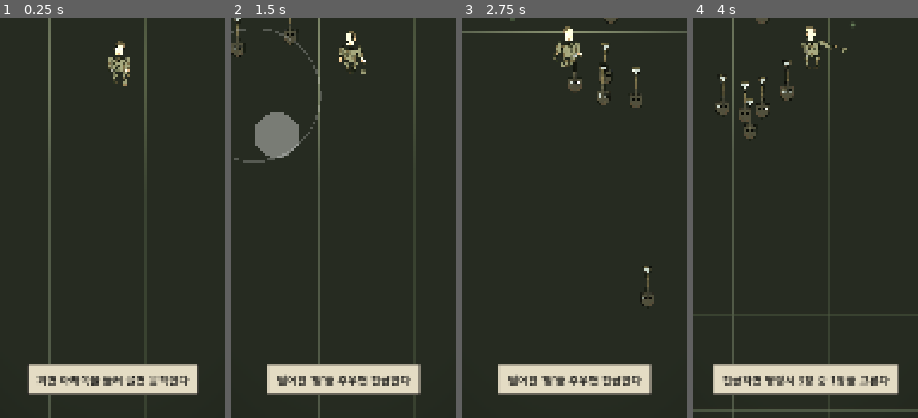
Above: before the commit, frames 1-4 (left to right).
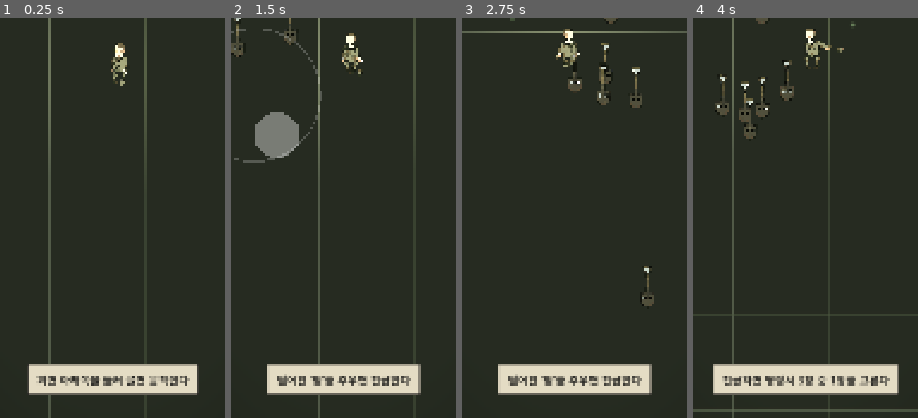
Above: after the commit, the same moments.

Repository: doogi7224/git-playground
Game: Godot game, scene res://tests/test_runner.tscn
The game is run twice, just before and just after one commit, with the same random seed, the same clock (stepped at 60 frames per second) and the same inputs. This scene is started directly instead of the project's main scene.
Inputs (mouse positions are % of the whole screen's width and height, from its top left):
- Up to frame 1 (0.25 s): no input
- Up to frame 2 (1.5 s): tap Enter at 0.5 s; move the mouse to (72, 45) at 0.52 s; hold D (move_right) 0.53-1.25 s; click (72, 45) at 0.67 s; drag from (30, 55) to (45, 70) at 1.27 s
- Up to frame 3 (2.75 s): move the mouse to (60, 28) at 2.02 s; hold D (move_right) from 2.03 s (still down)
- Up to frame 4 (4 s): release D (move_right) at 2.75 s; drag from (45, 70) to (20, 35) at 2.77 s; move the mouse to (80, 65) at 3.52 s; hold A (move_left) from 3.53 s (still down)
The pictures show only the part of the screen within x 25-75%, y 45-95%; the shares and areas given below are measured in that part.

The runs differ from the first frame. In frame 1, 0.4% of the frame differs, in the area x 48-58%, y 5-17%; in frame 2, 0.4%; in frame 3, 0.3%; in frame 4, 0.3%.

Commit message:
fix(art): 목이 몸에서 떠 있었고, 팔이 옷 밖에 달려 있었다
3배로 키워 렌더하고 배경 픽셀을 세어 보니 목과 상의 사이가 4리그단위
벌어져 있었다. 인게임 크기(96px)에서는 "뭔가 어색하다" 로만 보이던 것이다.

■ 원인 두 가지

1. 머리 뼈가 너무 높았다. 화이트박스 도형끼리는 2px 겹쳐서 안 보였지만,
   실제 그림은 목 끝과 옷깃이 그 자리에서 안 만난다. 뼈를 6단위 내려
   목이 옷깃에 파고들게 했다 (Head position/rest -30 → -24).

2. fit_texture_to_slot 은 **높이만** 맞춘다. 폭은 그림 비율이 정한다.
   화이트박스 몸통은 62 넓이인데 실제 상의는 48 이라, 어깨(x = ±27)에
   달린 팔이 옷 밖으로 14단위 튀어나와 있었다. 이제 몸통 그림이 바뀔
   때마다 어깨를 실제 폭 안쪽(-6)으로 다시 맞춘다. 캐릭터를 새로 넣어도
   따라온다.

■ 검증

새 검사 3개를 넣고, 고친 것을 되돌려서 **실제로 실패하는지 확인**했다.

  머리 뼈 되돌림  → [FAIL] 목이 상의에 닿는다 (머리 아래 -42.8 >= 몸통 위 -40.0)
  어깨 정렬 끔    → [FAIL] ArmL/ArmR 어깨가 상의 폭 안에 있다 (27.0 < 23.9)

도형만 검사하던 기존 리깅 테스트는 이걸 못 잡았다. 슬롯 높이만 맞추는
구조라 폭과 붙는 위치는 그림이 정하기 때문이다 — 실제 아트로 재야 한다.

■ 미리보기 도구

tools/rigging_preview.sh 에 --character 와 --zoom 을 붙였다. 실제 아트를
끼운 상태를 크게 봐야 이음새가 보인다.

그리고 그 도구 자체에 버그가 있었다 — 배경 ColorRect 가 기본 z(0)라
다리(z -2)와 왼팔(z -1)을 덮고 있었다. "다리가 통째로 사라졌다" 고
한참 헤맸는데 게임이 아니라 미리보기 탓이었다. 배경을 z -100 으로.

검사 585개 (MIN_CHECKS 584).

Co-Authored-By: Claude Opus 5 <noreply@anthropic.com>
Claude-Session: https://claude.ai/code/session_01DH84wvEbpBbH2sZ1nM6fyB

Diff:
--- a/entities/characters/rigged_character.gd
+++ b/entities/characters/rigged_character.gd
@@ -85,6 +85,33 @@
 		if slot_height > 0.0:
 			sprite.scale = Vector2.ONE * (slot_height / tex_height)
 
+	# 높이만 맞추면 **폭은 그림 비율대로** 정해진다. 화이트박스 몸통은 62 넓이인데
+	# 실제 상의 그림은 48 밖에 안 돼서, 어깨(x = +-27)에 달린 팔이 옷 밖으로
+	# 튀어나와 있었다. 몸통이 바뀔 때마다 어깨를 실제 그림 폭에 다시 맞춘다.
+	if part == &"Torso":
+		_align_shoulders(sprite)
+
+
+## 어깨 관절을 상의 그림의 실제 가장자리 안쪽으로 옮긴다.
+## 팔뿌리가 옷에 묻혀야 한 사람으로 보인다 -- 이 값만큼 파고든다.
+const SHOULDER_INSET: float = 6.0
+
+
+func _align_shoulders(torso_sprite: Sprite2D) -> void:
+	if torso_sprite.texture == null:
+		return
+	var half_width: float = float(torso_sprite.texture.get_width()) * torso_sprite.scale.x * 0.5
+	var x: float = maxf(4.0, half_width - SHOULDER_INSET)
+	for side: Array in [[&"ArmL", -1.0], [&"ArmR", 1.0]]:
+		var bone: Bone2D = find_child(String(side[0]), true, false) as Bone2D
+		if bone == null:
+			continue
+		bone.position.x = x * float(side[1])
+		# rest 를 같이 안 옮기면 Skeleton2D 의 바인드 포즈와 어긋나 팔이 뒤틀린다.
+		var rest: Transform2D = bone.rest
+		rest.origin.x = bone.position.x
+		bone.rest = rest
+
 
 func _slot_height(node: Polygon2D) -> float:
 	if node.polygon.is_empty():
--- a/entities/characters/rigged_character.tscn
+++ b/entities/characters/rigged_character.tscn
@@ -300,8 +300,8 @@
 visible = false
 
 [node name="Head" type="Bone2D" parent="Skeleton2D/Hip/Torso"]
-position = Vector2(0, -30)
-rest = Transform2D(1, 0, 0, 1, 0, -30)
+position = Vector2(0, -24)
+rest = Transform2D(1, 0, 0, 1, 0, -24)
 auto_calculate_length_and_angle = false
 length = 30
 bone_angle = 90.0
--- a/tests/rigging_preview.gd
+++ b/tests/rigging_preview.gd
@@ -3,6 +3,10 @@
 ## 여러 시점의 스크린샷을 찍는다 — 정지 화면 한 장으로는 "움직이는지"를 못 본다.
 ##
 ##   tools/rigging_preview.sh --out=/tmp/rig --shots=4
+##   tools/rigging_preview.sh --out=/tmp/rig --character=kim_private --zoom=4
+##
+## --character 를 주면 실제 아트를 끼운 상태로 본다. 도형만 보고 "맞겠지" 하면
+## 목이 몸에서 떠 있는 것 같은 문제를 못 잡는다 -- 실제로 못 잡았다.
 
 const TEMPLATE: String = "res://entities/characters/rigged_character.tscn"
 const LABELS: Array[String] = ["걷기 walk", "공격 attack", "피격 hit", "사망 die"]
@@ -11,6 +15,10 @@
 var _out: String = "user://rig"
 var _shots: int = 4
 var _interval: float = 0.16
+## 실제 아트를 끼울 캐릭터 id. 비우면 화이트박스 도형 그대로 본다.
+var _character: String = ""
+## 인게임 크기(96~128px)로는 이음새가 안 보인다. 크게 키워서 본다.
+var _zoom: float = 1.0
 var _rigs: Array[RiggedCharacter] = []
 
 
@@ -22,6 +30,10 @@
 			_shots = int(arg.substr(8))
 		elif arg.begins_with("--interval="):
 			_interval = float(arg.substr(11))
+		elif arg.begins_with("--character="):
+			_character = arg.substr(12)
+		elif arg.begins_with("--zoom="):
+			_zoom = maxf(0.2, float(arg.substr(7)))
 	_run.call_deferred()
 
 
@@ -33,17 +45,33 @@
 	var background := ColorRect.new()
 	background.color = Color("#2A3222")
 	background.size = Vector2(1920, 1080)
+	# ★ 다리(z -2)와 왼팔(z -1)은 몸통보다 뒤에 있다. 배경을 기본 z(0)로 두면
+	#   **배경이 그것들을 덮어 버린다** -- 실제로 "다리가 사라졌다" 고 한참 헤맸다.
+	#   인게임 바닥은 z -100 이라 이 문제가 없다. 미리보기만 맞춰 준다.
+	background.z_index = -100
 	root.add_child(background)
 
+	var character: CharacterData = null
+	if _character != "":
+		var path: String = "res://data/characters/%s.tres" % _character
+		character = load(path) as CharacterData if ResourceLoader.exists(path) else null
+		if character == null:
+			push_warning("그런 캐릭터가 없다: %s" % _character)
+
+	var spacing: float = 460.0 * _zoom
 	for i in ANIMS.size():
 		var rig: RiggedCharacter = scene.instantiate()
-		rig.position = Vector2(280.0 + float(i) * 460.0, 640.0)
+		rig.scale = Vector2.ONE * _zoom
+		rig.position = Vector2(160.0 + spacing * 0.5 + float(i) * spacing, 640.0)
 		root.add_child(rig)
 		_rigs.append(rig)
+		if character != null:
+			for part: StringName in character.parts:
+				rig.set_part(part, character.parts[part])
 
 		var label := Label.new()
 		label.text = LABELS[i]
-		label.position = rig.position + Vector2(-90, 130)
+		label.position = rig.position + Vector2(-90, 130.0 * _zoom)
 		label.add_theme_font_size_override(&"font_size", 30)
 		root.add_child(label)
 
--- a/tests/run_tests.gd
+++ b/tests/run_tests.gd
@@ -16,7 +16,7 @@
 ## 하한 490 인데 508 → 506 으로 줄어든 걸 통과시켰고, 그 뒤에야 static 함수에서
 ## tr() 을 부를 수 없다는 컴파일 에러로 9개가 안 돌고 있었다는 걸 알았다.
 ## 새 테스트를 추가하면 이 숫자도 같이 올릴 것.
-const MIN_CHECKS: int = 581
+const MIN_CHECKS: int = 584
 
 var _failures: int = 0
 var _checks: int = 0
@@ -879,6 +879,31 @@
 	rig.set_part(&"Weapon", null)
 	_check((rig.part_node(&"Weapon") as Polygon2D).visible, "그림을 빼면 도형이 돌아온다")
 
+	# ★ 실제 아트로 이음새를 검사한다. 슬롯 높이만 맞추면 폭과 붙는 위치는
+	#   그림 비율이 정하므로, 도형만 보고는 "목이 몸에서 떠 있다" 를 못 잡는다.
+	#   실제로 못 잡았고, 3배 확대 렌더에서 4리그단위 틈을 재고서야 알았다.
+	var kim: CharacterData = load("res://data/characters/kim_private.tres") as CharacterData
+	if kim != null:
+		for part: StringName in kim.parts:
+			rig.set_part(part, kim.parts[part])
+
+		var head: Sprite2D = rig.part_sprite(&"Head")
+		var torso: Sprite2D = rig.part_sprite(&"Torso")
+		if head != null and torso != null and head.texture != null and torso.texture != null:
+			# 머리와 몸통을 같은 기준(Skeleton2D)으로 옮겨 놓고 아래위를 잰다
+			var head_bottom: float = (head.get_global_transform() * Vector2(0.0, float(head.texture.get_height()) * 0.5)).y
+			var torso_top: float = (torso.get_global_transform() * Vector2(0.0, -float(torso.texture.get_height()) * 0.5)).y
+			_check(head_bottom >= torso_top,
+					"목이 상의에 닿는다 (머리 아래 %.1f >= 몸통 위 %.1f)" % [head_bottom, torso_top])
+
+			# 어깨는 상의 그림 안쪽에 있어야 한다 -- 밖으로 나가면 팔이 떠 보인다
+			var torso_half: float = float(torso.texture.get_width()) * torso.scale.x * 0.5
+			for side: StringName in [&"ArmL", &"ArmR"]:
+				var bone: Bone2D = rig.find_child(String(side), true, false) as Bone2D
+				_check(bone != null and absf(bone.position.x) < torso_half,
+						"%s 어깨가 상의 폭 안에 있다 (%.1f < %.1f)"
+						% [side, absf(bone.position.x) if bone != null else -1.0, torso_half])
+
 	rig.queue_free()
 	await get_tree().process_frame
 
